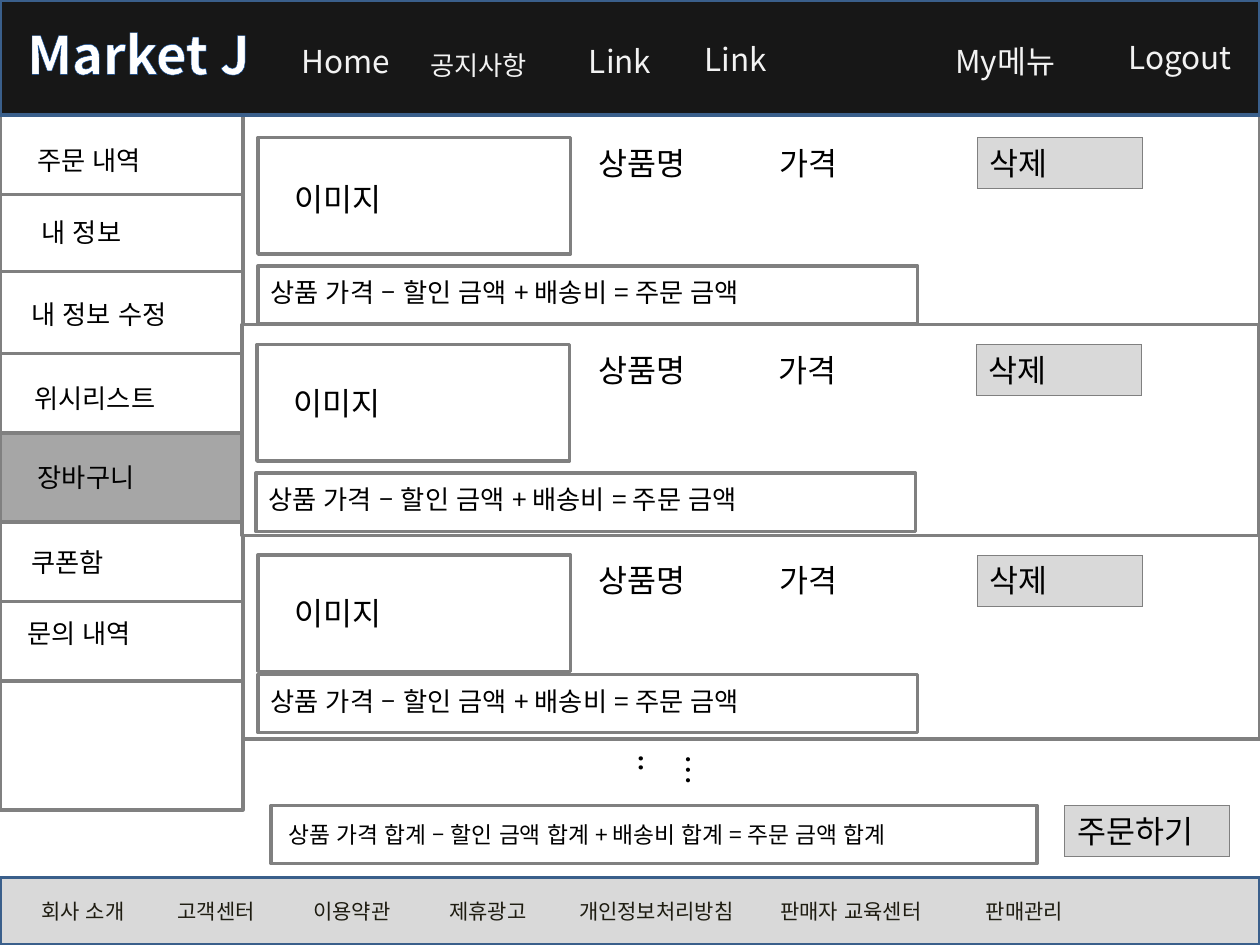
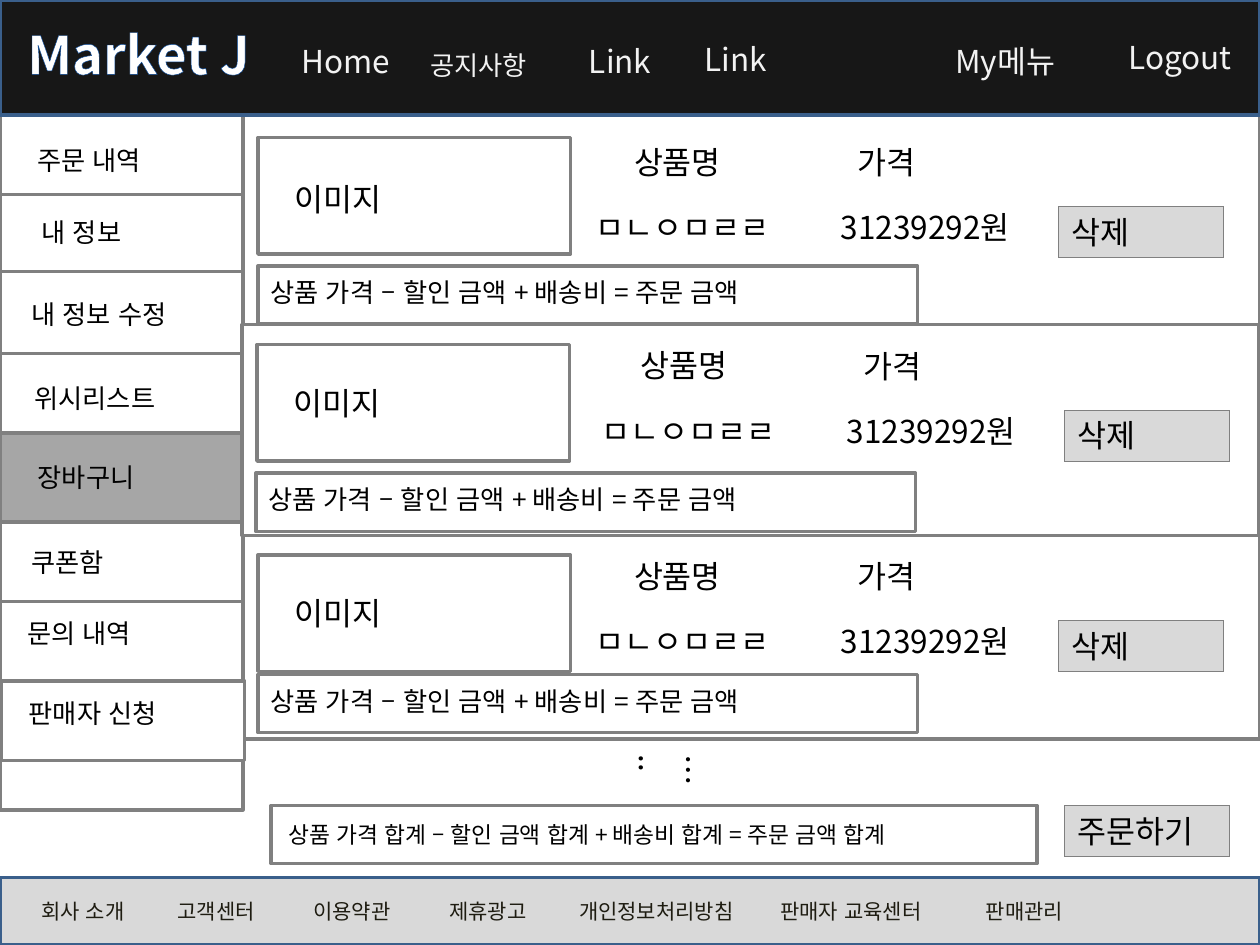
Before and after one commit to rosangels2/market, a slide deck: slide 12 of 포트폴리오/스토리보드/스토리보드.pptx (slide 10 before the commit). Drawn at 1260x945 pixels with LibreOffice and Linux fonts; fonts in the diff are those of the drawing. Boxes give left, top, right and bottom in pixels: in the first picture for what was removed or moved away, otherwise in the second. Text is boxed around its words. In the diff, an @@ line names an element or a change of style, - is before the commit and + after.

```diff
--- a/포트폴리오/스토리보드/스토리보드.pptx
+++ b/포트폴리오/스토리보드/스토리보드.pptx
@@ text "상품명": place and size @@
-text "상품명" at <box>599,149,686,178</box>
+text "상품명" at <box>634,148,721,177</box>
@@ text "가격": place and size @@
-text "가격" at <box>779,149,837,178</box>
+text "가격" at <box>858,148,916,177</box>
@@ rectangle "삭제": place and size @@
-rectangle "삭제" at <box>978,139,1143,189</box>
+rectangle "삭제" at <box>1058,207,1223,257</box>
@@ text added at <box>595,219,769,235</box>, 18 pt, text #000000 @@
+ㅁㄴㅇㅁㄹㄹ
@@ text added at <box>841,213,1010,241</box>, 18 pt, text #000000 @@
+31239292원
@@ text "상품명": place and size @@
-text "상품명" at <box>598,356,685,385</box>
+text "상품명" at <box>640,351,727,380</box>
@@ text "가격": place and size @@
-text "가격" at <box>778,356,836,385</box>
+text "가격" at <box>864,352,922,381</box>
@@ text added at <box>847,417,1016,445</box>, 18 pt, text #000000 @@
+31239292원
@@ rectangle "삭제": place and size @@
-rectangle "삭제" at <box>976,345,1142,396</box>
+rectangle "삭제" at <box>1065,411,1230,461</box>
@@ text added at <box>601,423,775,439</box>, 18 pt, text #000000 @@
+ㅁㄴㅇㅁㄹㄹ
@@ text "상품명": place and size @@
-text "상품명" at <box>599,566,686,595</box>
+text "상품명" at <box>634,562,721,591</box>
@@ text "가격": place and size @@
-text "가격" at <box>779,566,837,595</box>
+text "가격" at <box>858,562,916,591</box>
@@ text added at <box>841,627,1010,655</box>, 18 pt, text #000000 @@
+31239292원
@@ rectangle "삭제": place and size @@
-rectangle "삭제" at <box>978,556,1143,606</box>
+rectangle "삭제" at <box>1058,620,1223,670</box>
@@ text added at <box>595,633,769,649</box>, 18 pt, text #000000 @@
+ㅁㄴㅇㅁㄹㄹ
@@ rectangle added at <box>1,682,244,761</box>, fill #FFFFFF, outline #808080 2 pt @@
@@ text added at <box>29,701,157,725</box>, 15 pt, text #000000 @@
+판매자 신청
```
Also in this commit, not shown: 10 other slides changed, 14 slides added, 18 slides removed.
